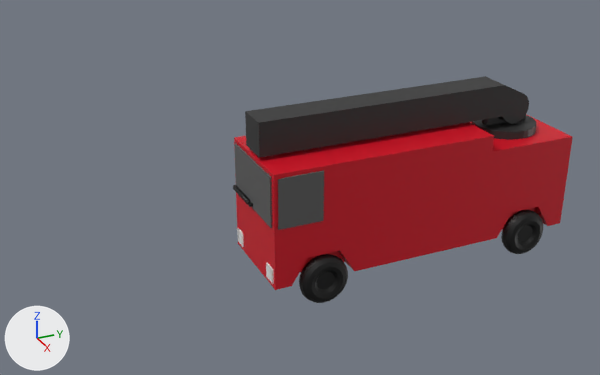
An edit to the glTF model static/models/Firetruck.gltf, drawn before and after from the same camera.
Before and after are seen from a camera (50 mm lens) standing at (20.01, -12.57, 12.76) and looking at (-0.04, -3.55, 2.73). The axes (+X, +Y, +Z) are drawn at lower left. The lights are the same throughout. Where no turn or scale is listed for an object, it has been applied to the vertices.

Objects in the first picture: 'Body', 'BoomShoulder', 'BoomSocket', 'FlWheel', 'FrontWindow', 'LeftSideWindow', 'RlWheel'.
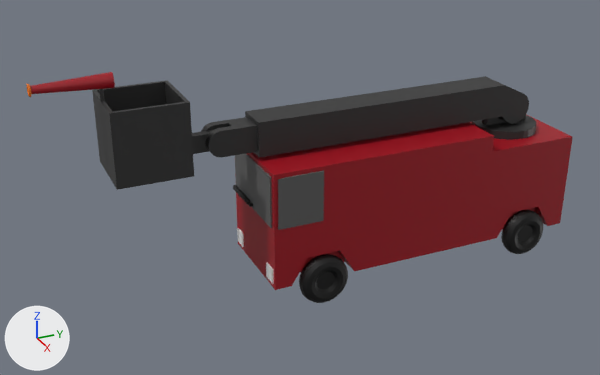
Commit message: Adds elbow and wrist with controls

What the commit changed:
Material 'Red' (mat_red) changes colour from red #d1001f to red #9e0017; in linear values from (0.638, 0.0, 0.0136) to (0.342, 0.0, 0.00873).
Material 'Orange' (mat_orange) is new.
Its base color is (0.8, 0.167, 0.0) (orange #e77200).
Mesh me_torus_001 is new.
It is a torus around y (ring radius 0.13, tube radius 0.033) spanning x -0.163..0.163, y -0.033..0.033, z -0.163..0.163.
It uses material mat_orange (orange #e77200).
Mesh me_cylinder_004 is new.
It has 128 vertices, 252 faces and spans x -0.2..0.2, y -1.0..1.0, z -0.2..0.2.
It uses material mat_red (red #9e0017).
Mesh me_cube_012 is new.
It has 118 vertices, 224 faces and spans x -1.0..1.0, y -3.0..0.25, z -0.5..2.0.
It uses material mat_metal (black #2e2e2e).
Mesh me_cylinder is new.
It has 85 vertices, 163 faces and spans x -0.38..0.38, y -0.38..9.0, z -0.37..0.38.
It uses material mat_metal (black #2e2e2e).
Object 'BoomWristWaterGunTip' (ob_boomwristwaterguntip) is new; it shows me_torus_001.
Its location is (0.0, -10.65, 6.62).
Object 'BoomWristWaterGun' (ob_boomwristwatergun) is new; it shows me_cylinder_004.
Its location is (0.0, -9.65, 6.62).
Object 'BoomWrist' (ob_boomwrist) is new; it shows me_cube_012.
Its location is (0.0, -6.0, 4.62).
Object 'BoomElbow' (ob_boomelbow) is new; it shows me_cylinder.
Its location is (0.0, -6.0, 4.62).

Boxes (x1, y1, x2, y2) around the edits, measured in the pictures (600 x 375 px):
'Body', recoloured
    both: (234, 114, 573, 290)
'BoomWrist', added (black)
    after: (92, 80, 212, 190)
'BoomElbow', added (black)
    after: (201, 117, 258, 157)
'BoomWristWaterGun', added (red)
    after: (30, 72, 115, 94)
'BoomWristWaterGunTip', added
    after: (27, 84, 31, 97)
